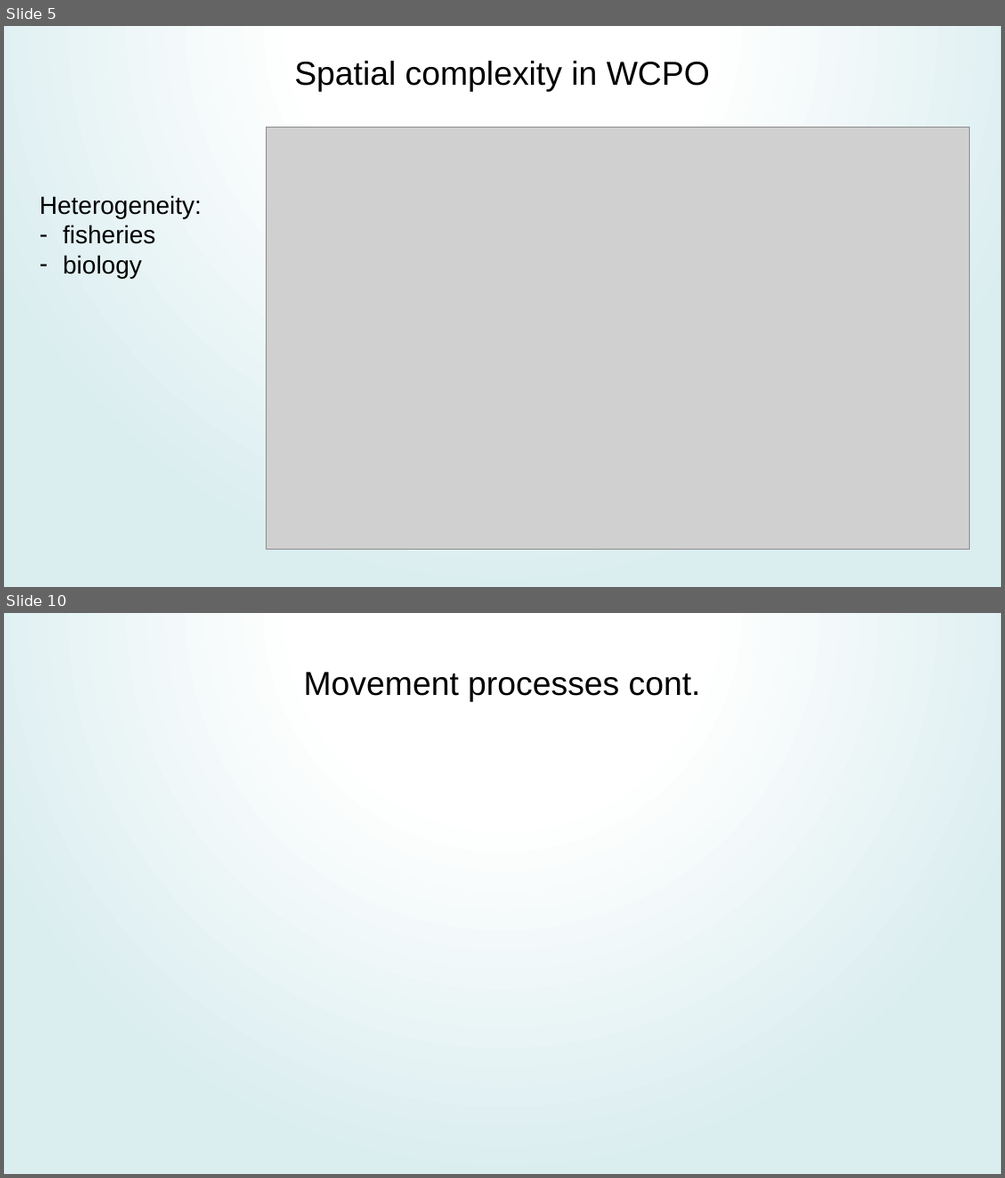
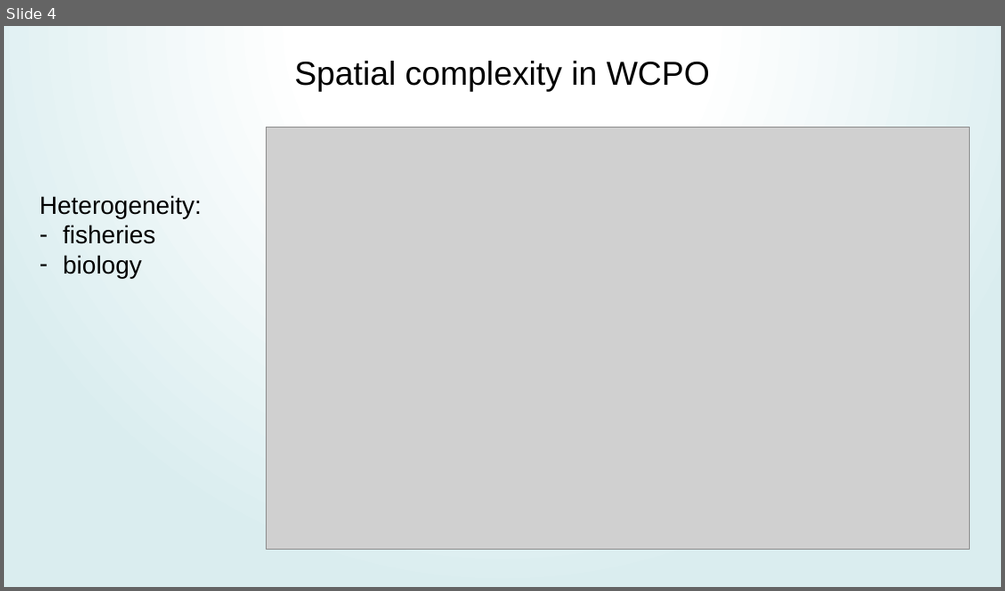
Before and after one commit to PacificCommunity/ofp-sam-transition-plan, a slide deck: presentations/2024_05_13_mfcl_future/MULTIFAN-CL_future.pptx. Shown one above the other, each under a label of ours: slides 5 and 10 before the commit, slide 4 after it; the slides between them are not shown. The pictures are 1005x1178 and 1005x591 pixels, drawn with LibreOffice and Linux fonts; fonts in the diff are those of the drawing; grey boxes stand for pictures. Boxes give left, top, right and bottom in pixels: in the first picture for what was removed or moved away, otherwise in the second. Text is boxed around its words. In the diff, an @@ line names an element or a change of style, - is before the commit and + after.

```diff
--- a/presentations/2024_05_13_mfcl_future/MULTIFAN-CL_future.pptx
+++ b/presentations/2024_05_13_mfcl_future/MULTIFAN-CL_future.pptx
@@ slide 10 removed at box(4, 613, 1001, 1174), background gradient #FFFFFF to #DAEDEF @@
@@ title removed at box(304, 672, 701, 702) @@
-Movement processes cont.
@@ what was slide 5 is now slide 4 @@
```
Also in this commit, not shown: 6 slides changed, 5 other slides removed, 1 other file.
